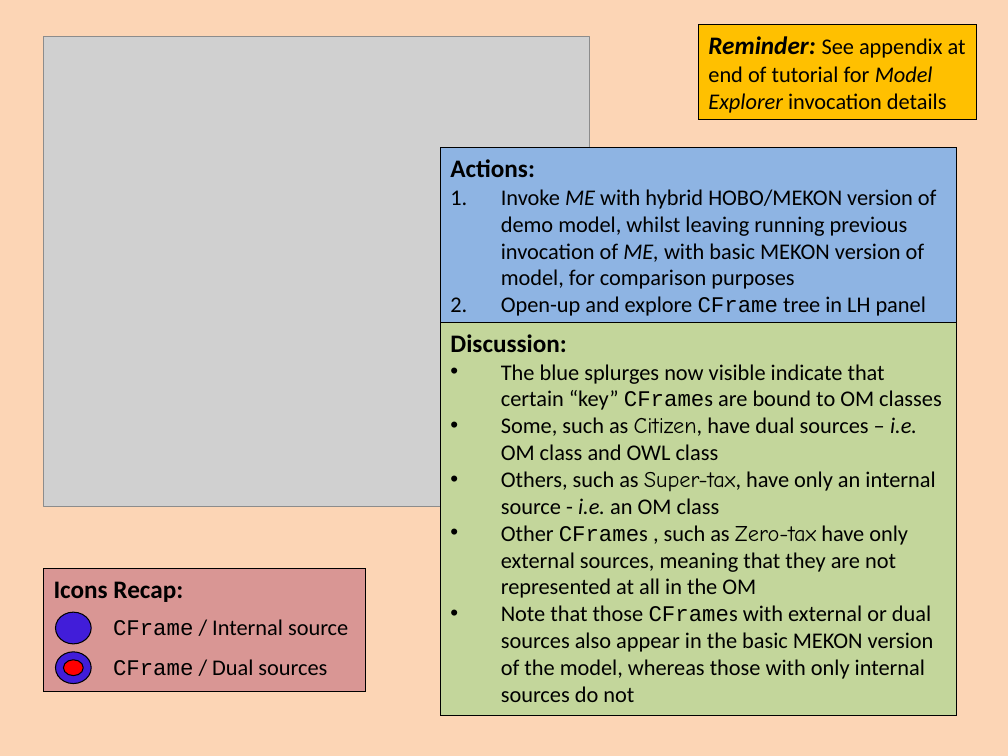
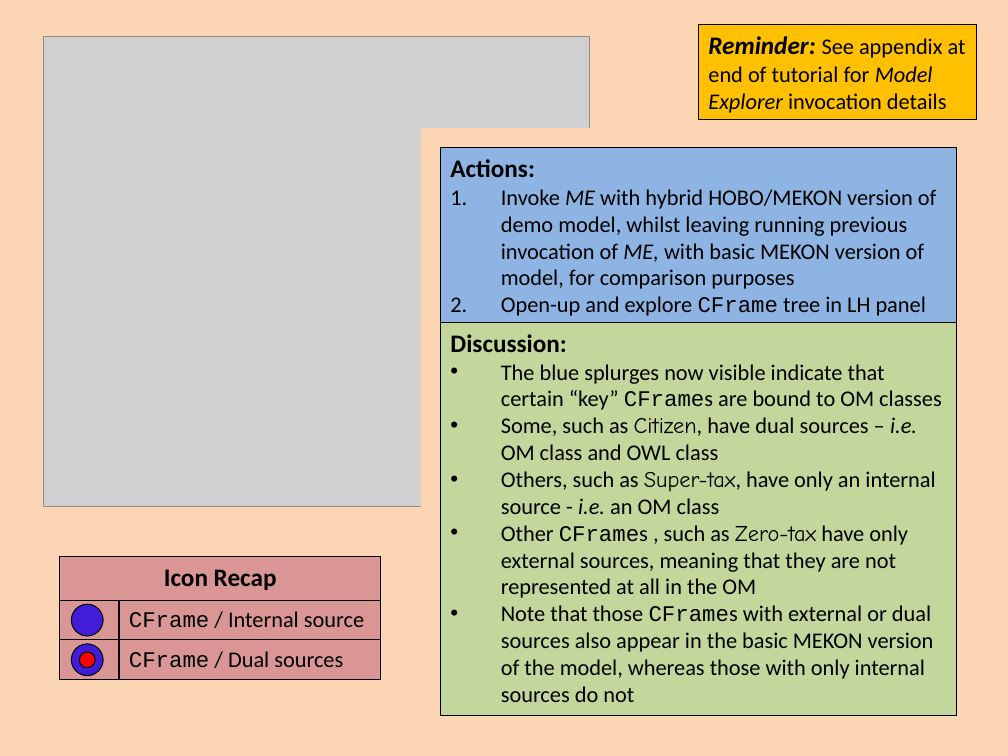
Before and after one commit to colin-puleston/mekon-hobo, a slide deck: slide 27 of docs/MEKON-HOBO Introductory Tutorial.pptx (slide 25 before the commit). Drawn at 1008x756 pixels with LibreOffice and Linux fonts; fonts in the diff are those of the drawing; grey boxes stand for pictures. Boxes give left, top, right and bottom in pixels: in the first picture for what was removed or moved away, otherwise in the second. Text is boxed around its words. In the diff, an @@ line names an element or a change of style, - is before the commit and + after.

```diff
--- a/docs/MEKON-HOBO Introductory Tutorial.pptx
+++ b/docs/MEKON-HOBO Introductory Tutorial.pptx
@@ rectangle added at (420,128,650,548), fill #FCD5B5 @@
@@ rectangle "Icon Recap": place and size @@
-rectangle "Icon Recap" at (43,569,365,691)
+rectangle "Icon Recap" at (59,556,381,679)
@@ text in rectangle at (164,569,277,590): text changed @@
-Icons Recap:
+Icon Recap
@@ rectangle added at (59,600,119,639), outline #000000 0.75 pt @@
@@ ellipse: place and size @@
-ellipse at (55,612,91,643)
+ellipse at (72,604,103,635)
@@ rectangle "CFrame / Internal source": place and size @@
-rectangle "CFrame / Internal source" at (113,619,348,636)
+rectangle "CFrame / Internal source" at (119,600,381,639)
@@ rectangle "CFrame / Internal source" at (119,600,381,639): outline none to #000000 0.75 pt @@
@@ rectangle added at (59,640,119,679), outline #000000 0.75 pt @@
@@ ellipse: place and size @@
-ellipse at (55,652,91,683)
+ellipse at (72,644,103,675)
@@ ellipse: place and size @@
-ellipse at (64,660,84,676)
+ellipse at (80,652,96,668)
@@ rectangle "CFrame / Dual sources" at (119,640,381,679): outline none to #000000 0.75 pt @@
@@ rectangle "CFrame / Dual sources": place and size @@
-rectangle "CFrame / Dual sources" at (113,659,327,676)
+rectangle "CFrame / Dual sources" at (119,640,381,679)
```
Also in this commit, not shown: 23 other slides changed, 3 slides added.
